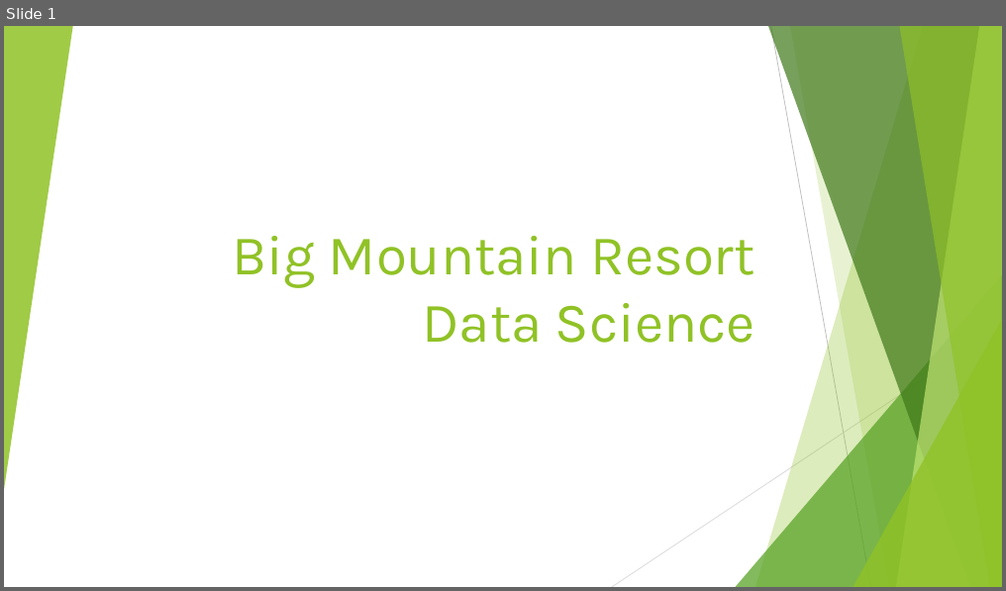
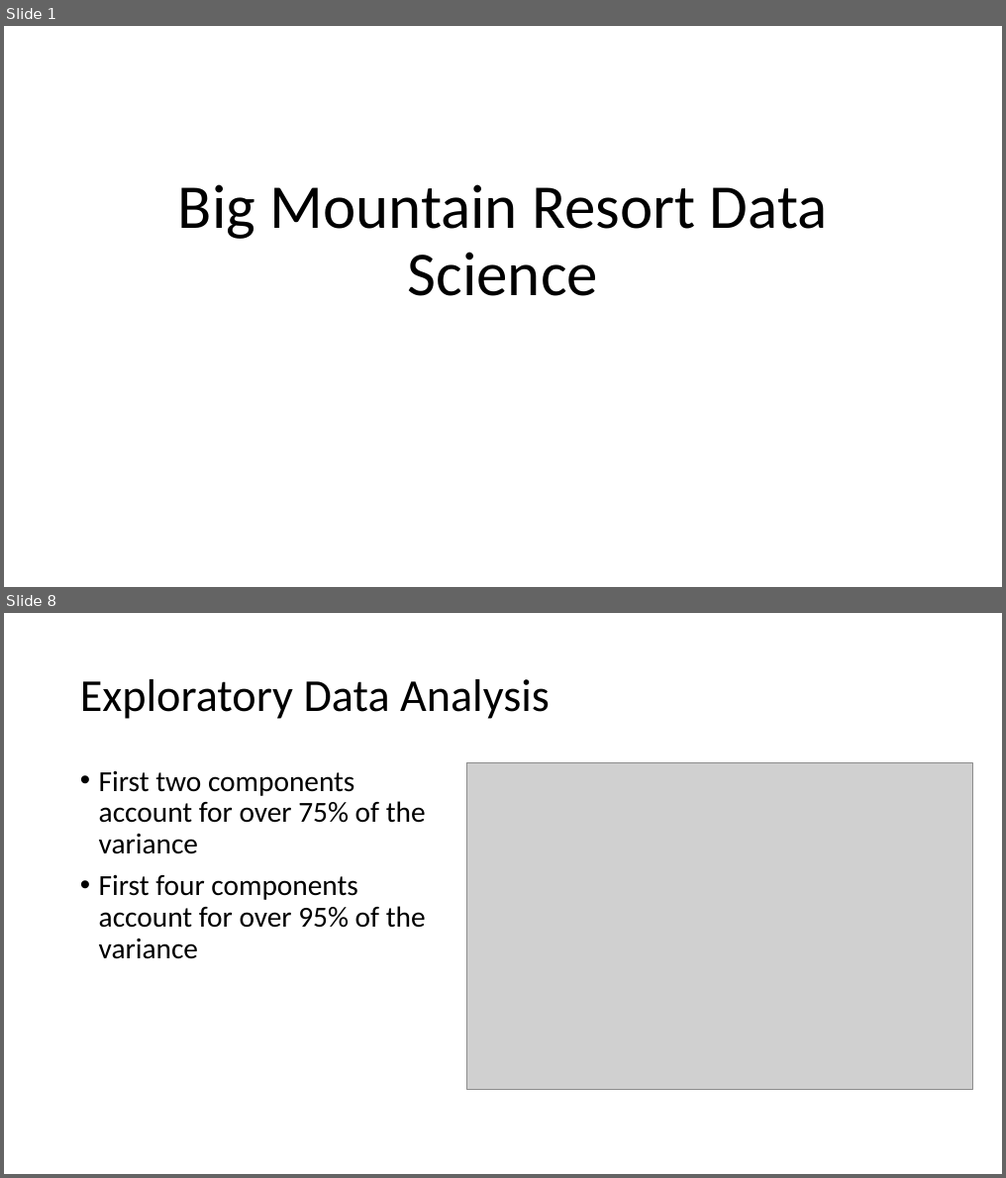
Before and after one commit to ramijau/DataScienceGuidedCapstone, a slide deck: Guided Capstone Presentation.pptx. Shown one above the other, each under a label of ours: slide 1 before the commit, slides 1 and 8 after it; the slides between them are not shown. The pictures are 1006x591 and 1006x1178 pixels, drawn with LibreOffice and Linux fonts; fonts in the diff are those of the drawing; grey boxes stand for pictures. Boxes give left, top, right and bottom in pixels: in the first picture for what was removed or moved away, otherwise in the second. Text is boxed around its words. In the diff, an @@ line names an element or a change of style, - is before the commit and + after.

```diff
--- a/Guided Capstone Presentation.pptx
+++ b/Guided Capstone Presentation.pptx
@@ slide 8 added at (4, 613, 1002, 1174), background #FFFFFF @@
@@ title added at (80, 679, 549, 719), 44 pt, text #000000 @@
+Exploratory Data Analysis
@@ text added at (99, 770, 426, 959), 28 pt, text #000000 @@
+• First two components account for over 75% of the variance
+• First four components account for over 95% of the variance
@@ picture added at (467, 762, 973, 1090) @@
@@ slide 1 changed as well @@
@@ group removed at (4, 26, 1002, 587): 5 freeform shapes, 3 triangles, 2 lines @@
@@ title "Big Mountain Resort Data Science": place and size @@
-title "Big Mountain Resort Data Science" at (232, 236, 755, 343)
+title "Big Mountain Resort Data Science" at (178, 184, 828, 296)
@@ title "Big Mountain Resort Data Science" at (178, 184, 828, 296): size 54 to 60 pt, font Karla to Calibri, text colour #90C226 to #000000; alignment right to centre; line spacing 1 to 0.9 @@
```
Also in this commit, not shown: 5 other slides changed, 13 other slides added, 2 slides removed, 15 other files.
